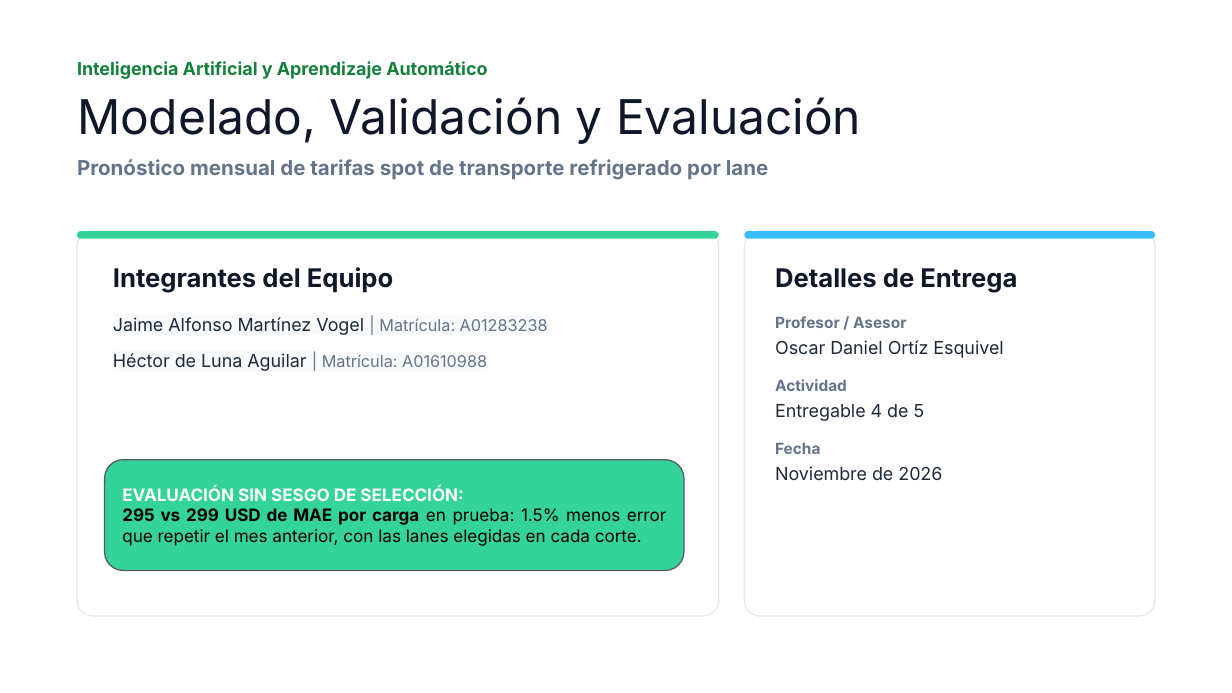
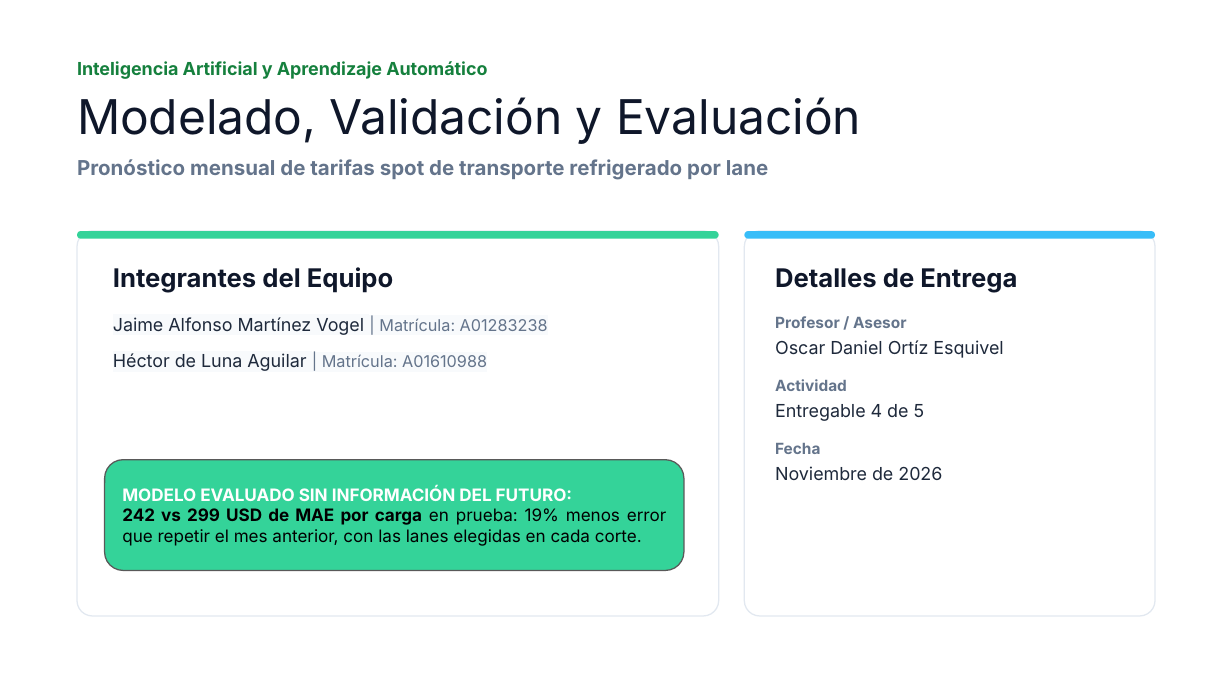
Before and after one commit to jmartinezvogel/reefer-spot-rate-forecasting, a slide deck: slide 1 of docs/ML_E4_Equipo1.pptx. Drawn at 1232x693 pixels with LibreOffice and Linux fonts; fonts in the diff are those of the drawing; background and template pictures are left out. Boxes give left, top, right and bottom in pixels: in the first picture for what was removed or moved away, otherwise in the second. Text is boxed around its words. In the diff, an @@ line names an element or a change of style, - is before the commit and + after.

Commit message:
E4: el modelo parte de la última semana del mes anterior
- Nueva información: primera y última semana de cada lane-mes, que ya se
  conoce al pronosticar (correlación de 0.53 con el cambio del mes siguiente).
- El target es el cambio del mes contra esa última semana.
- Notebook simplificado (41 celdas, 3 gráficas) manteniendo la selección de
  lanes por corte y la verificación de la versión de datos.

Prueba: MAE 242 vs 299 del baseline del mes anterior (-19.0%), IC 95% 8.1% a 29.3%.

```diff
--- a/docs/ML_E4_Equipo1.pptx
+++ b/docs/ML_E4_Equipo1.pptx
@@ text in rounded rectangle at [122, 487, 666, 546]: text changed @@
-EVALUACIÓN SIN SESGO DE SELECCIÓN:
-295 vs 299 USD de MAE por carga en prueba: 1.5% menos error que repetir el mes anterior, con las lanes elegidas en cada corte.
+MODELO EVALUADO SIN INFORMACIÓN DEL FUTURO:
+242 vs 299 USD de MAE por carga en prueba: 19% menos error que repetir el mes anterior, con las lanes elegidas en cada corte.
```
Also in this commit, not shown: 5 other slides changed, 4 other files.
